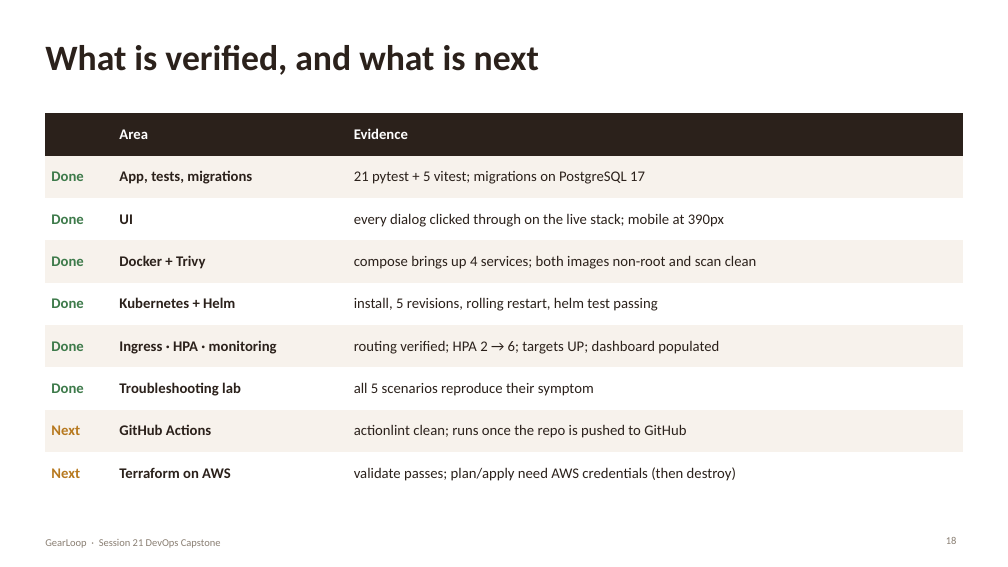
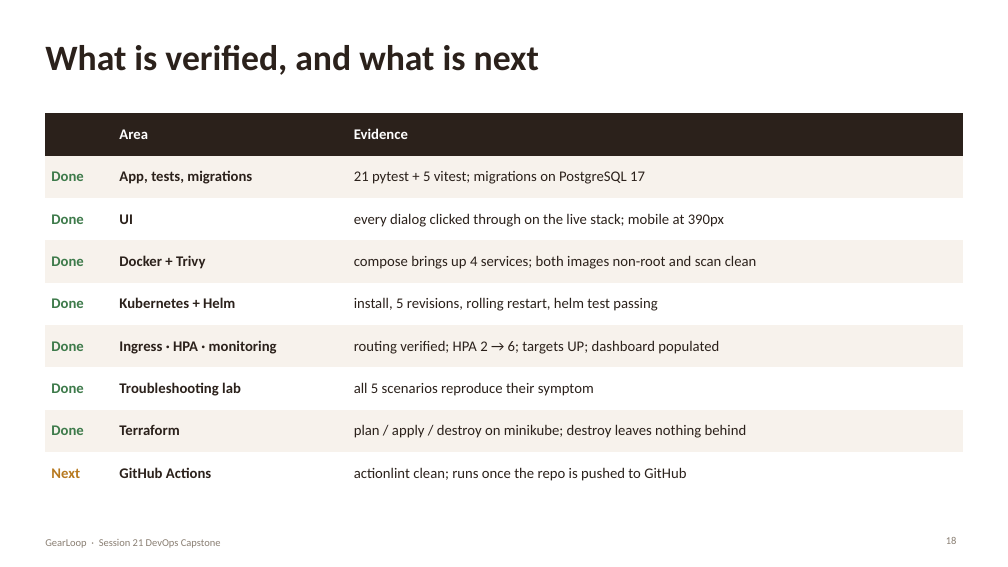
Before and after one commit to aastik-gg/DevOps_Project, a slide deck: slide 18 of presentation/GearLoop-Capstone.pptx. Drawn at 1008x567 pixels with LibreOffice and Linux fonts; fonts in the diff are those of the drawing. Boxes give left, top, right and bottom in pixels: in the first picture for what was removed or moved away, otherwise in the second. Text is boxed around its words. In the diff, an @@ line names an element or a change of style, - is before the commit and + after.

Commit message:
docs: update deck for local Terraform (plan/apply/destroy on minikube)

```diff
--- a/presentation/GearLoop-Capstone.pptx
+++ b/presentation/GearLoop-Capstone.pptx
@@ table at bbox=[45, 113, 963, 485] @@
+row 8: Done | Terraform | plan / apply / destroy on minikube; destroy leaves nothing behind
-row 9: Next | Terraform on AWS | validate passes; plan/apply need AWS credentials (then destroy)
```
Also in this commit, not shown: 3 other slides changed, 1 slide added, 1 slide removed.
